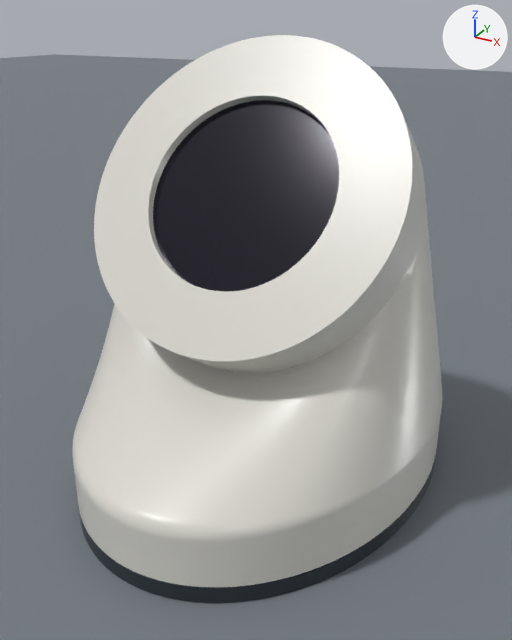
Before and after pictures for a commit that changed the Blender file TwitchScreen/output/preview/TwitchScreen.blend.
Before and after are seen from a camera (50 mm lens) standing at (0.056, -0.102, 0.082) and looking at (0.0, 0.001, 0.03). The lights are fixed; the arrows at upper right show +X, +Y and +Z. The first picture is the older version.

Script lines for the objects in view, before the commit:
```python
me_base = bpy.data.meshes.new('base')
me_base.from_pydata(...)  # 4910 vertices, 9832 faces; spans x -0.032..0.032, y -0.038..0.048, z 0.0..0.017
me_base.polygons.foreach_set('use_smooth', [True] * 9832)
me_base.materials.append(mat_charcoal_petg)  # dark grey #2c3238
me_plane = bpy.data.meshes.new('Plane')
me_plane.from_pydata([(-1.0, -1.0, 0.0), (1.0, -1.0, 0.0), (-1.0, 1.0, 0.0), (1.0, 1.0, 0.0)], [], [(0, 1, 3, 2)])
me_plane.materials.append(mat_studio_background)  # grey #767d84
me_shell = bpy.data.meshes.new('shell')
me_shell.from_pydata(...)  # 13074 vertices, 26152 faces; spans x -0.032..0.032, y -0.038..0.048, z 0.003..0.0775
me_shell.polygons.foreach_set('use_smooth', [True] * 26152)
me_shell.materials.append(mat_warm_porcelain_petg)  # light grey #dddad1
ob_base = bpy.data.objects.new('base', me_base)
ob_base.location = (0.0, 0.0, 0.0)
_m = ob_base.modifiers.new('Weighted surface normals', 'WEIGHTED_NORMAL')
_m.keep_sharp = True
ob_shell = bpy.data.objects.new('shell', me_shell)
ob_shell.location = (0.0, 0.0, 0.0)
_m = ob_shell.modifiers.new('Weighted surface normals', 'WEIGHTED_NORMAL')
_m.keep_sharp = True
ob_studio_floor = bpy.data.objects.new('Studio floor', me_plane)
ob_studio_floor.location = (0.0, 0.0, -0.0003)
# also in view: 'lcd_glass' at (0.0, -0.004, 0.054)
```
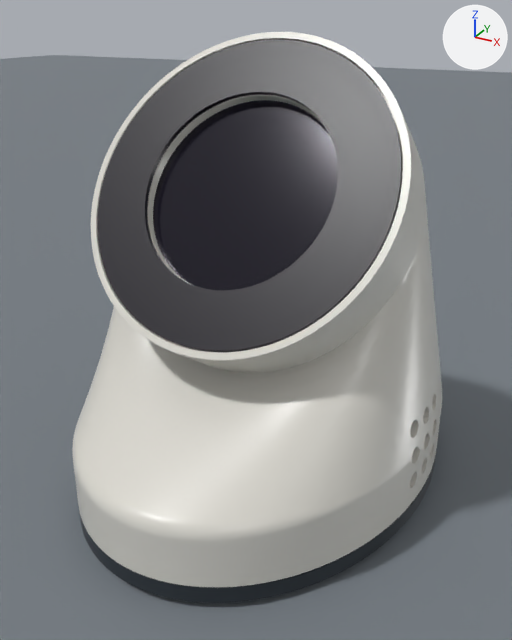
Pixel boxes (x1, y1, x2, y2) of what changed, in the pictures (512 x 640 px):
'shell', reshaped
    before: (72, 35, 442, 587)
    after: (72, 32, 442, 587)
'Studio floor', moved
    before: (0, 54, 512, 640)
    after: (0, 55, 512, 640)
'face_bezel', added
    after: (98, 39, 402, 352)
part 1 of me_shell, built on
    before: (94, 36, 439, 490)
    after: (91, 32, 439, 490)

What changed in the scene script:
```text
Add mat_matte_black_face_insert:
    mat_matte_black_face_insert = principled_material('Matte black face insert')
    mat_matte_black_face_insert.base_color = (0.011, 0.009, 0.016)  # black #1b1822
    mat_matte_black_face_insert.roughness = 0.4
Change me_shell:
    used by ob_shell; location = (0.0, 0.0, 0.0)
    remove me_shell.from_pydata(...)  # 13074 vertices, 26152 faces; spans x -0.032..0.032, y -0.038..0.048, z 0.003..0.0775
    add me_shell.from_pydata(...)  # 22526 vertices, 45140 faces; spans x -0.032..0.032, y -0.038..0.048, z 0.003..0.0781
    me_shell part 1: 51 vertices moved within x -0.0301..0.0286, y -0.0378..0.0233, z 0.0054..0.0772; 8388 vertices removed from x -0.032..0.032, y -0.038..0.0479, z 0.004..0.0696; 17840 vertices added at x -0.032..0.032, y -0.038..0.0479, z 0.004..0.0781
Add me_face_bezel:
    me_face_bezel.from_pydata(...)  # 420 vertices, 840 faces; spans x -0.0261..0.0261, y -0.0217..0.0088, z 0.0337..0.0769
    me_face_bezel.polygons.foreach_set('use_smooth', [True] * 840)
    me_face_bezel.materials.append(mat_matte_black_face_insert)  # black #1b1822
Change ob_studio_floor:
    ob_studio_floor.location: (0.0, 0.0, -0.0003) -> (0.0, 0.0, -0.0013)
Add ob_face_bezel:
    ob_face_bezel = bpy.data.objects.new('face_bezel', me_face_bezel)
    ob_face_bezel.location = (0.0, 0.0, 0.0)
    _m = ob_face_bezel.modifiers.new('Weighted surface normals', 'WEIGHTED_NORMAL')
    _m.keep_sharp = True
```
